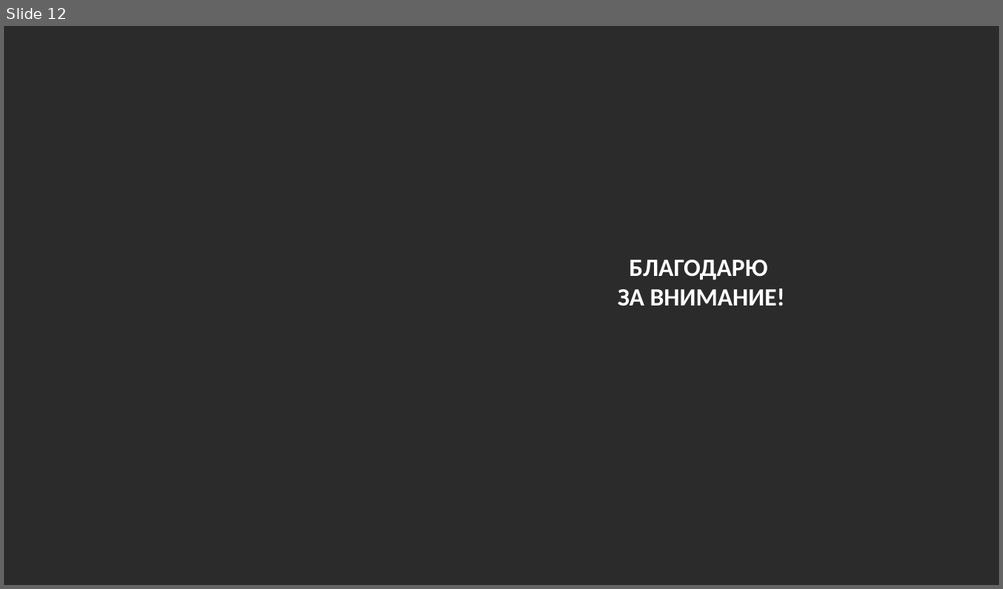
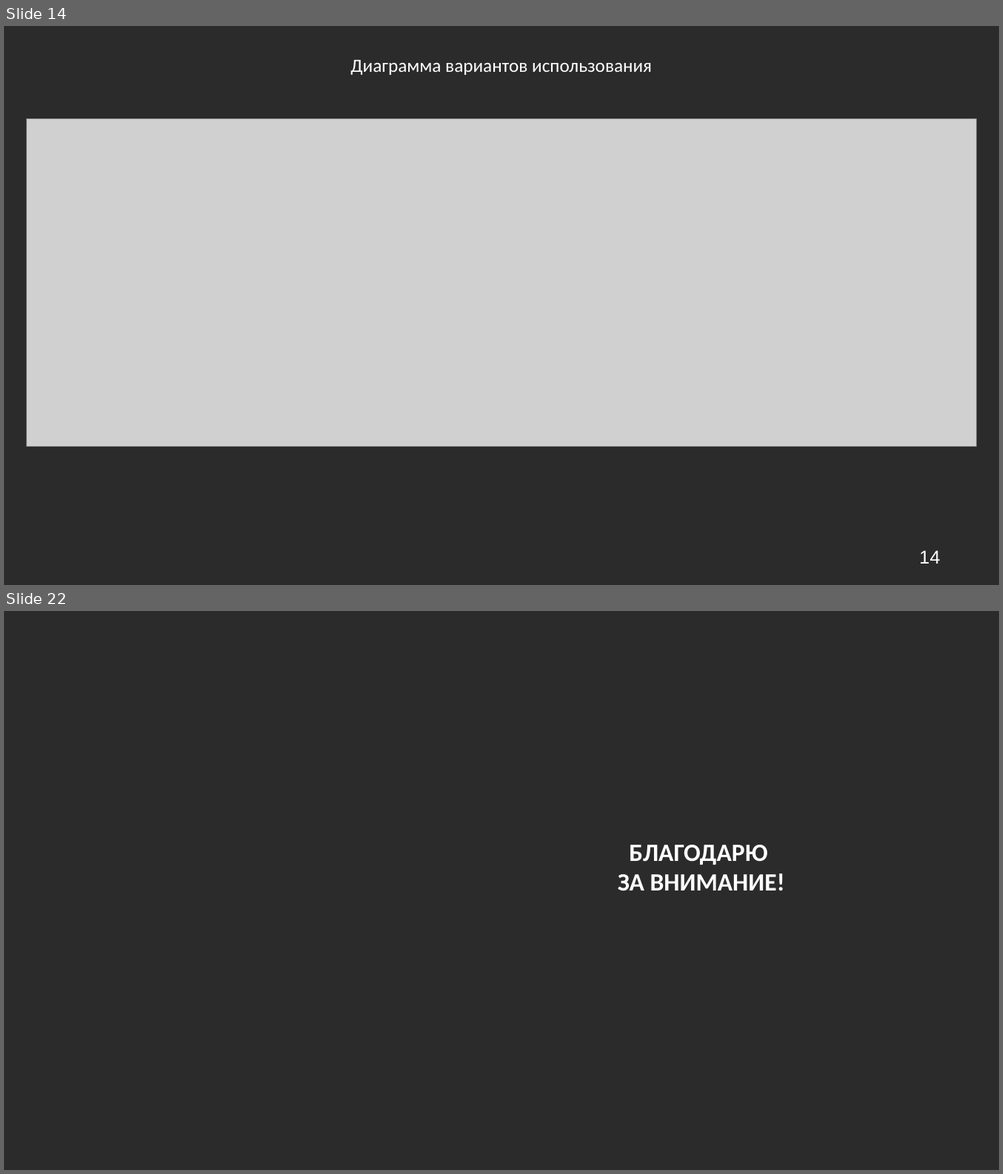
Before and after one commit to ShoulderJoint/db-coursework-autoservice, a slide deck: документация/Кондратьев БД И СУБД презентация.pptx. Shown one above the other, each under a label of ours: slide 12 before the commit, slides 14 and 22 after it; the slides between them are not shown. The pictures are 1003x589 and 1003x1174 pixels, drawn with LibreOffice and Linux fonts; fonts in the diff are those of the drawing; grey boxes stand for pictures; background and template pictures are left out; a plain dark background stands for a picture behind light text. Boxes give left, top, right and bottom in pixels: in the first picture for what was removed or moved away, otherwise in the second. Text is boxed around its words. In the diff, an @@ line names an element or a change of style, - is before the commit and + after.

```diff
--- a/документация/Кондратьев БД И СУБД презентация.pptx
+++ b/документация/Кондратьев БД И СУБД презентация.pptx
@@ slide 14 added at (4,26,999,585), background picture (left out) @@
@@ text added at (350,60,652,75), 18 pt, text #FFFFFF @@
+Диаграмма вариантов использования
@@ picture added at (27,119,976,447) @@
@@ page number added at (919,551,939,564), 18 pt, text #FFFFFF @@
+14
@@ what was slide 12 is now slide 22 @@
```
Also in this commit, not shown: 10 slides changed, 9 other slides added, 5 other files.
